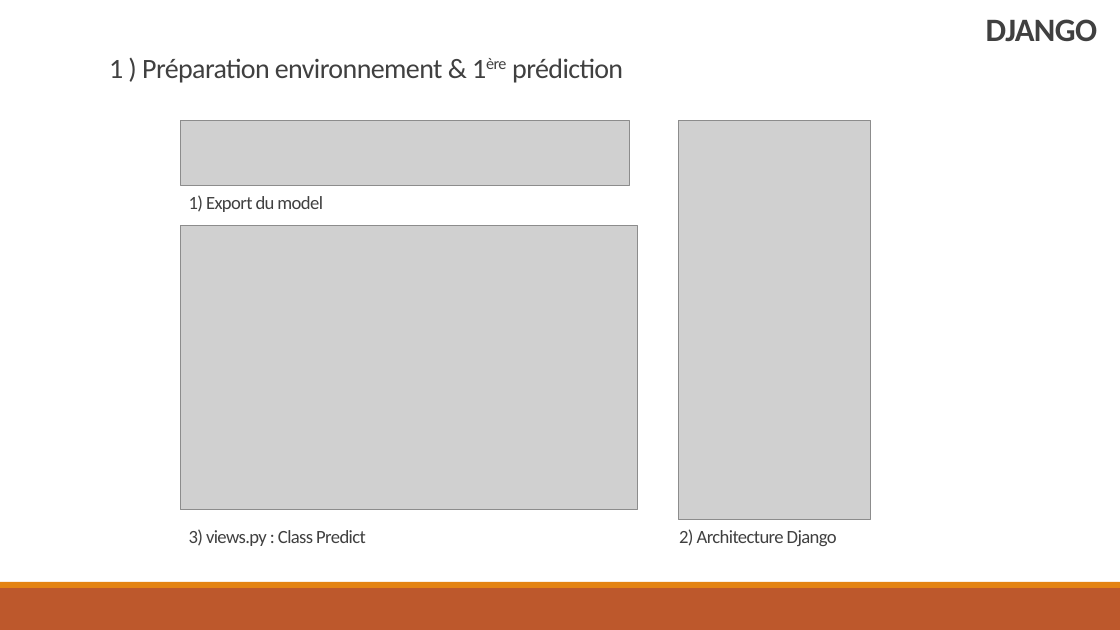
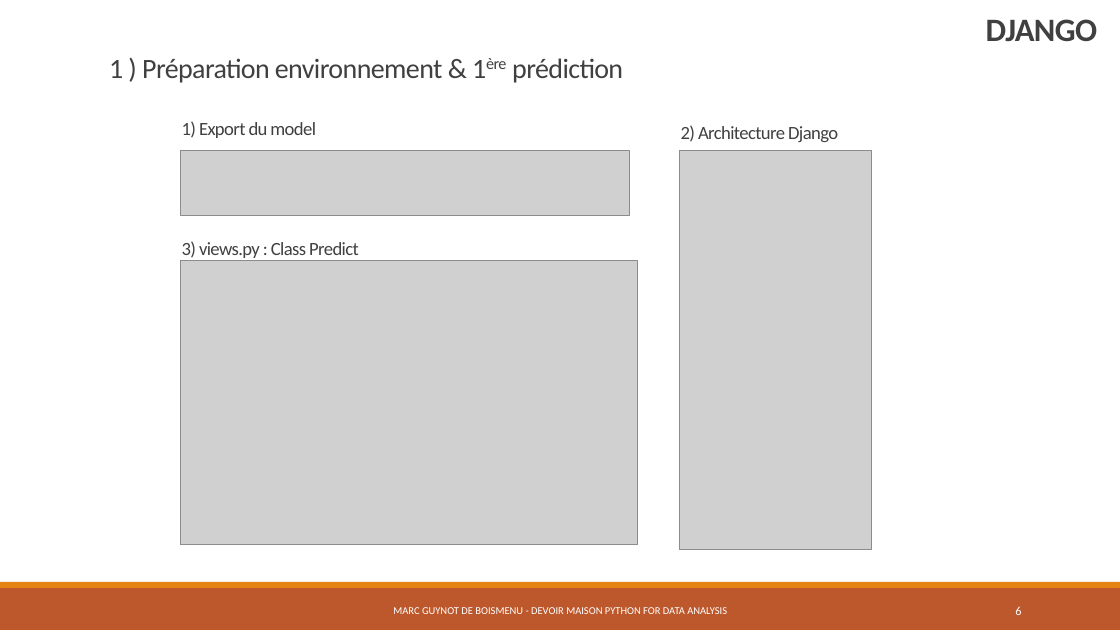
Before and after one commit to Koalananas/pythonfordata, a slide deck: slide 6 of rapport_marc_guynot.pptx. Drawn at 1120x630 pixels with LibreOffice and Linux fonts; fonts in the diff are those of the drawing; grey boxes stand for pictures. Boxes give left, top, right and bottom in pixels: in the first picture for what was removed or moved away, otherwise in the second. Text is boxed around its words. In the diff, an @@ line names an element or a change of style, - is before the commit and + after.

```diff
--- a/rapport_marc_guynot.pptx
+++ b/rapport_marc_guynot.pptx
@@ text "1) Export du model": place and size @@
-text "1) Export du model" at bbox=[189, 195, 323, 212]
+text "1) Export du model" at bbox=[182, 121, 316, 138]
@@ text "2) Architecture Django": place and size @@
-text "2) Architecture Django" at bbox=[679, 529, 837, 546]
+text "2) Architecture Django" at bbox=[681, 125, 838, 142]
@@ picture: place and size @@
-picture at bbox=[180, 120, 628, 185]
+picture at bbox=[180, 150, 628, 215]
@@ picture: place and size @@
-picture at bbox=[679, 120, 871, 519]
+picture at bbox=[680, 150, 872, 549]
@@ text "3) views.py : Class Predict": place and size @@
-text "3) views.py : Class Predict" at bbox=[189, 529, 366, 546]
+text "3) views.py : Class Predict" at bbox=[182, 241, 359, 258]
@@ picture: place and size @@
-picture at bbox=[180, 225, 637, 510]
+picture at bbox=[180, 260, 637, 545]
@@ text added at bbox=[393, 607, 727, 614], 9 pt, text #FFFFFF @@
+MARC GUYNOT DE BOISMENU - DEVOIR MAISON PYTHON FOR DATA ANALYSIS
@@ page number added at bbox=[1015, 606, 1021, 615], 10.5 pt, text #FFFFFF @@
+6
```
Also in this commit, not shown: 10 other slides changed, 1 slide added, 1 other file.
